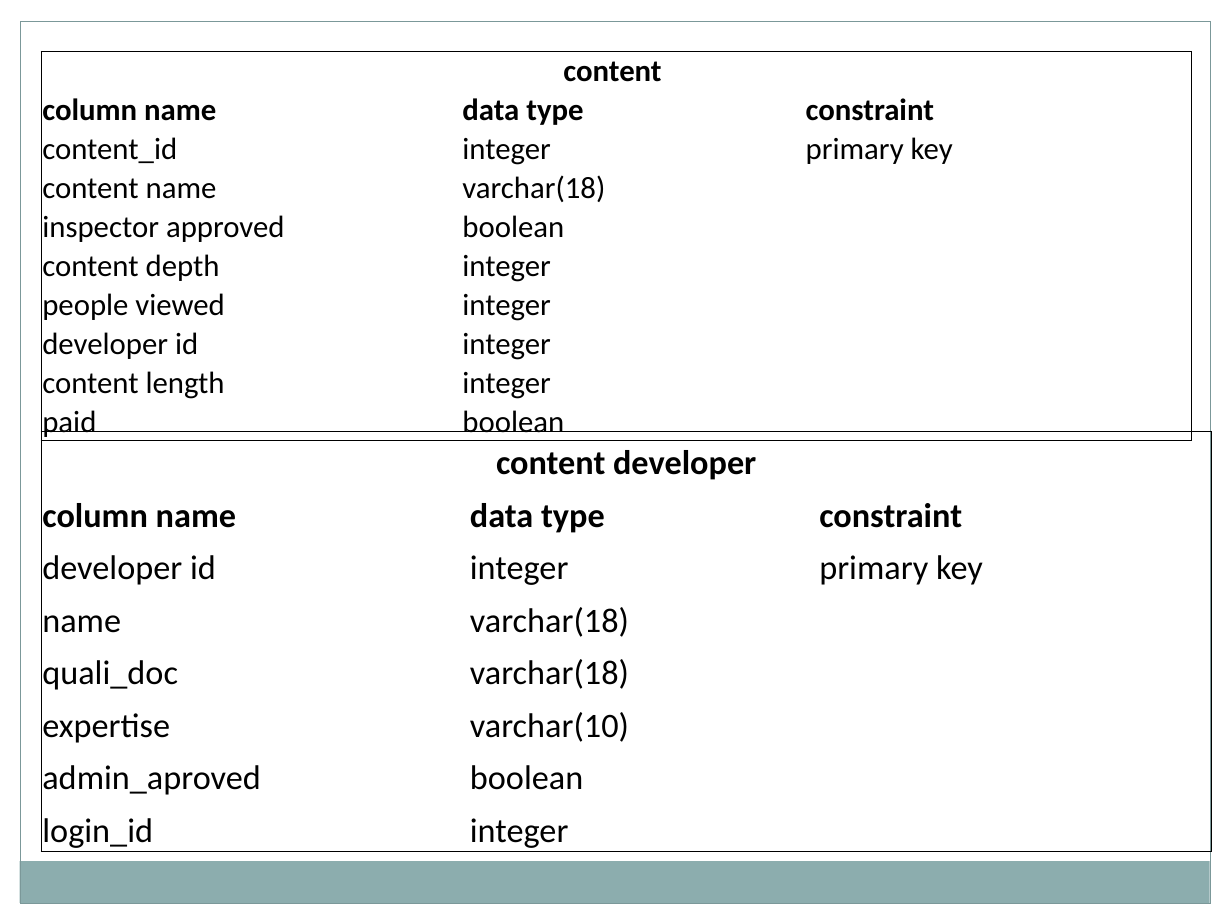
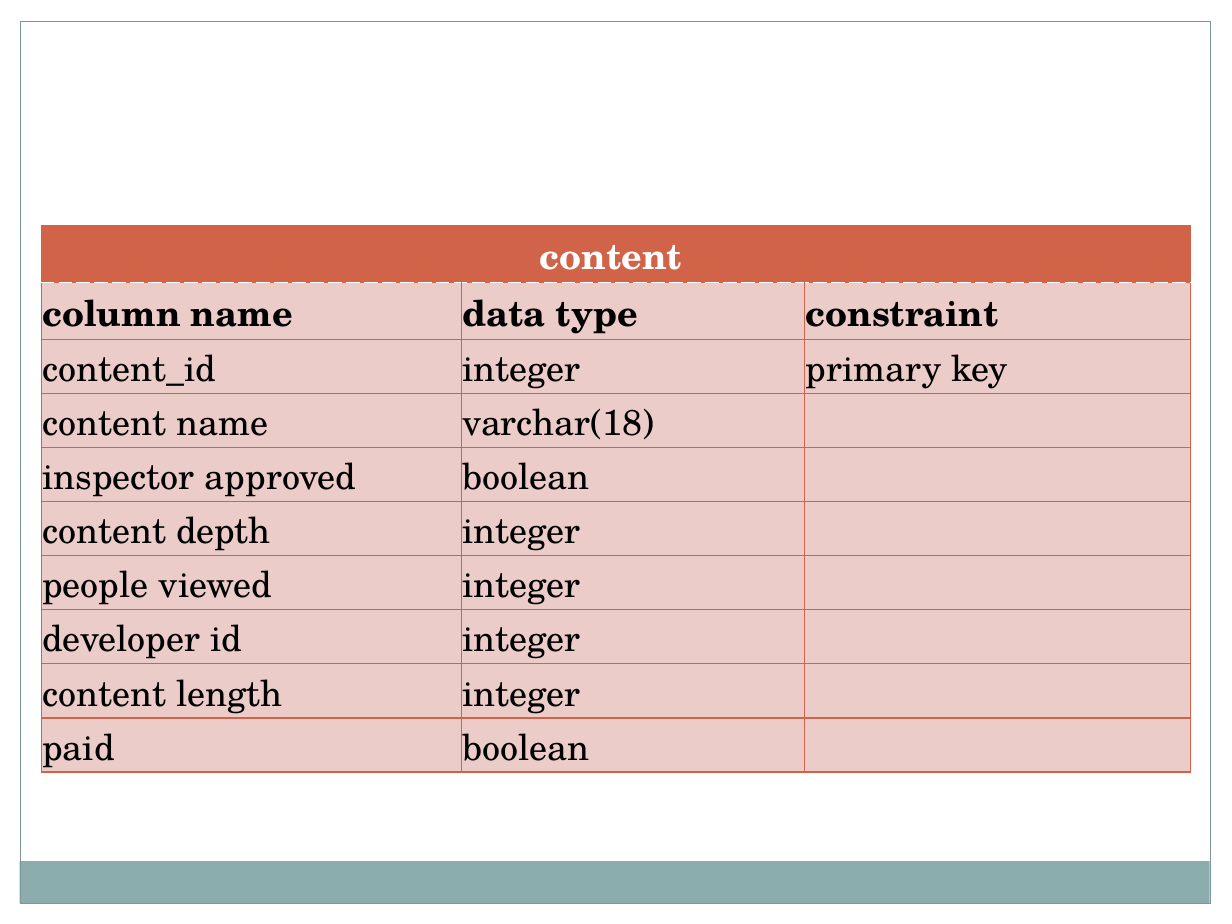
Before and after one commit to Bsccs/tutorial-site, a slide deck: slide 44 of documentation/project.pptx. Drawn at 1232x924 pixels with LibreOffice and Linux fonts; fonts in the diff are those of the drawing. Boxes give left, top, right and bottom in pixels: in the first picture for what was removed or moved away, otherwise in the second. Text is boxed around its words. In the diff, an @@ line names an element or a change of style, - is before the commit and + after.

```diff
--- a/documentation/project.pptx
+++ b/documentation/project.pptx
@@ table at [41, 225, 1191, 772] @@
@@ fill none to #D16349 in row 1, column 1 @@
@@ size 18 to 21 pt, font Calibri to TeX Gyre Schola @@
@@ text colour #000000 to #FFFFFF in "content" @@
@@ borders changed @@
@@ table: place and size @@
-table at [41, 52, 1191, 441]
+table at [41, 225, 1191, 772]
@@ table removed at [41, 431, 1211, 853], 8 rows, 3 columns @@
-content developer |  | 
-column name | data type | constraint
-developer id | integer | primary key
-name | varchar(18) | 
-quali_doc | varchar(18) | 
-expertise | varchar(10) | 
-admin_aproved | boolean | 
-login_id | integer | 
```
Also in this commit, not shown: 13 other slides changed, 1 slide added.
